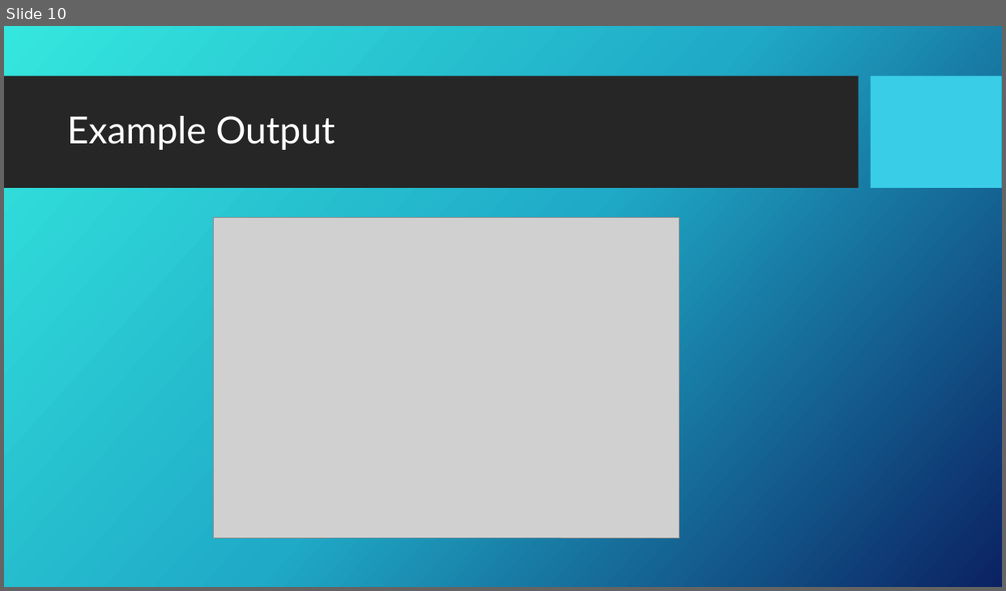
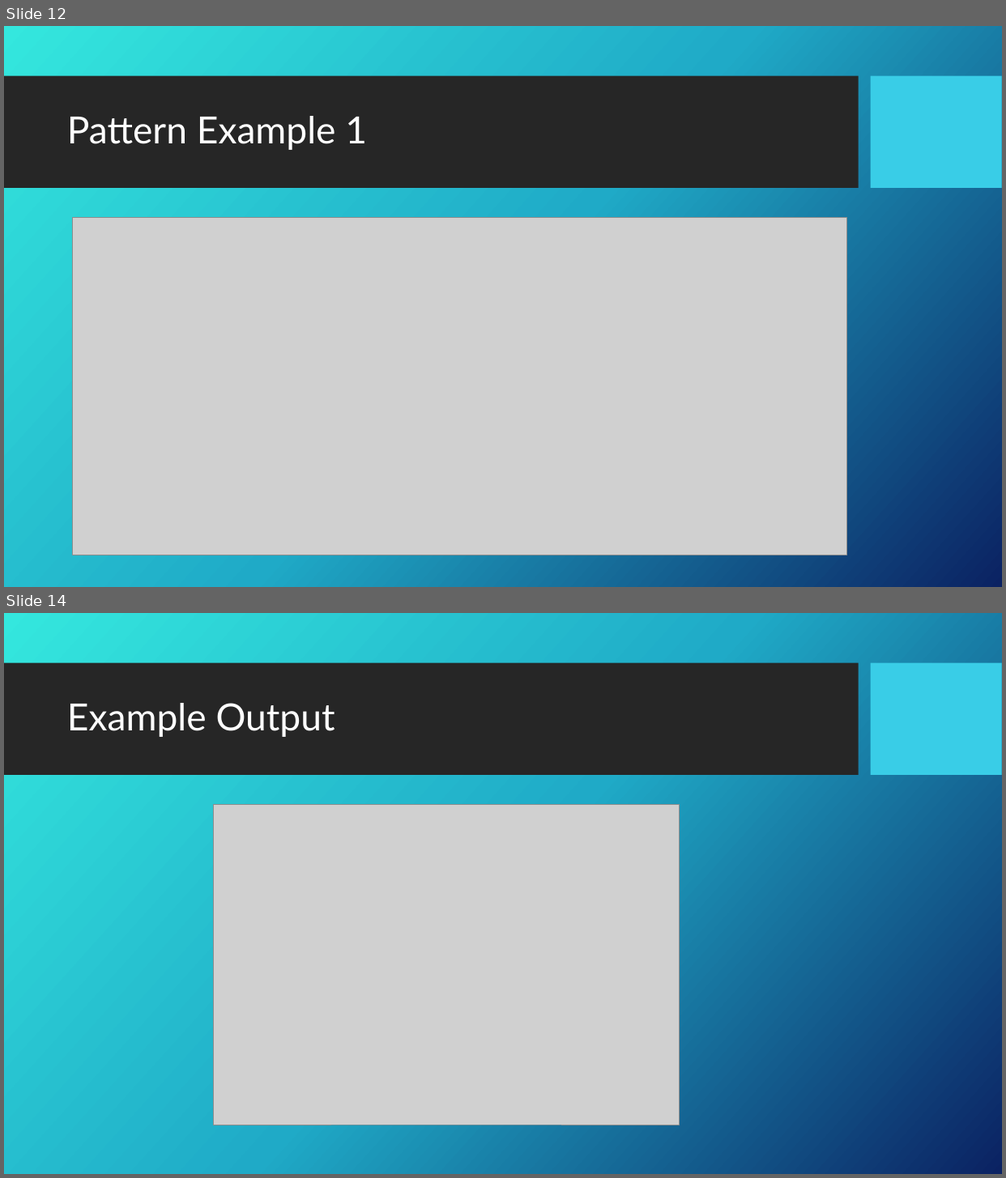
Before and after one commit to ajeesh875/pyShellSAST, a slide deck: SEMGREP.pptx. Shown one above the other, each under a label of ours: slide 10 before the commit, slides 12 and 14 after it; the slides between them are not shown. The pictures are 1006x591 and 1006x1178 pixels, drawn with LibreOffice and Linux fonts; fonts in the diff are those of the drawing; grey boxes stand for pictures; background and template pictures are left out. Boxes give left, top, right and bottom in pixels: in the first picture for what was removed or moved away, otherwise in the second. Text is boxed around its words. In the diff, an @@ line names an element or a change of style, - is before the commit and + after.

```diff
--- a/SEMGREP.pptx
+++ b/SEMGREP.pptx
@@ slide 12 added at [4, 26, 1002, 587], background picture (left out); not listed: 2 template elements that a slide beside it also shows @@
@@ title added at [67, 116, 367, 150], 36 pt, text #FFFFFF @@
+Pattern Example 1
@@ picture added at [73, 218, 847, 555] @@
@@ what was slide 10 is now slide 14 @@
```
Also in this commit, not shown: 4 slides changed, 8 other slides added, 1 slide removed.
